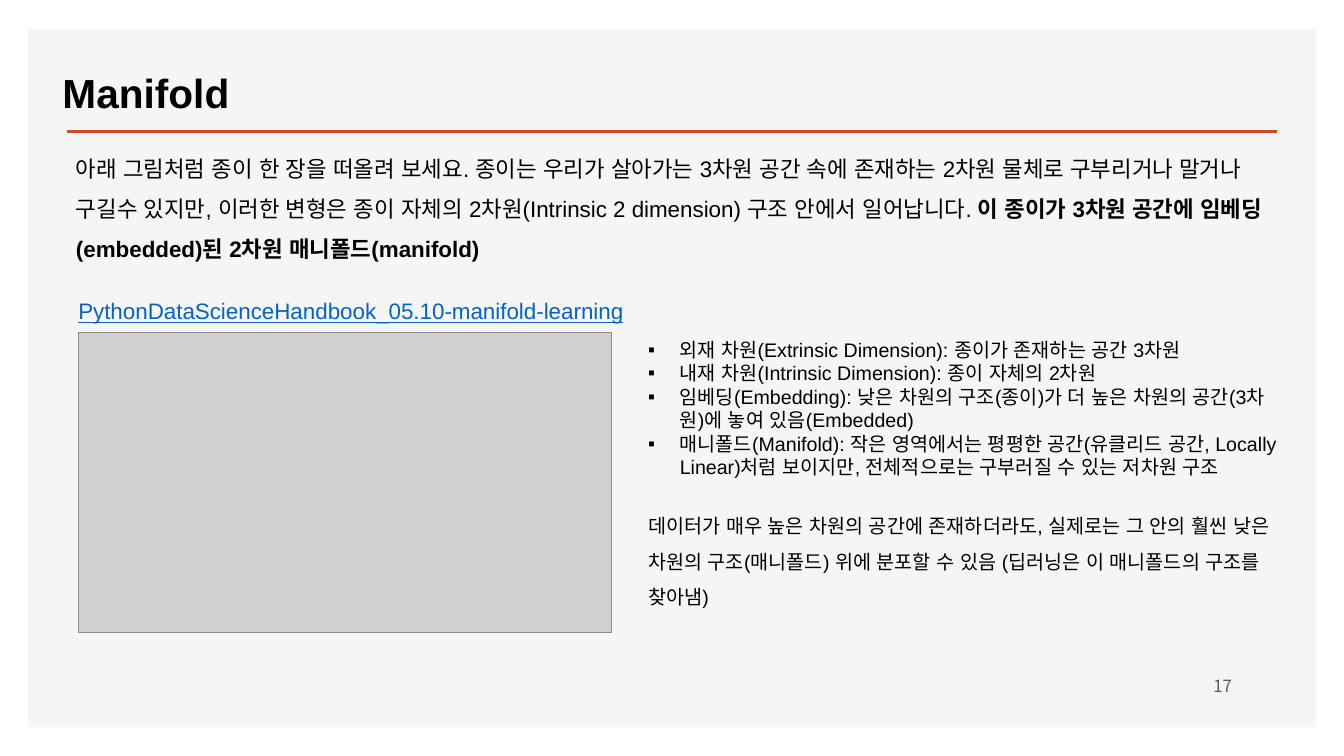
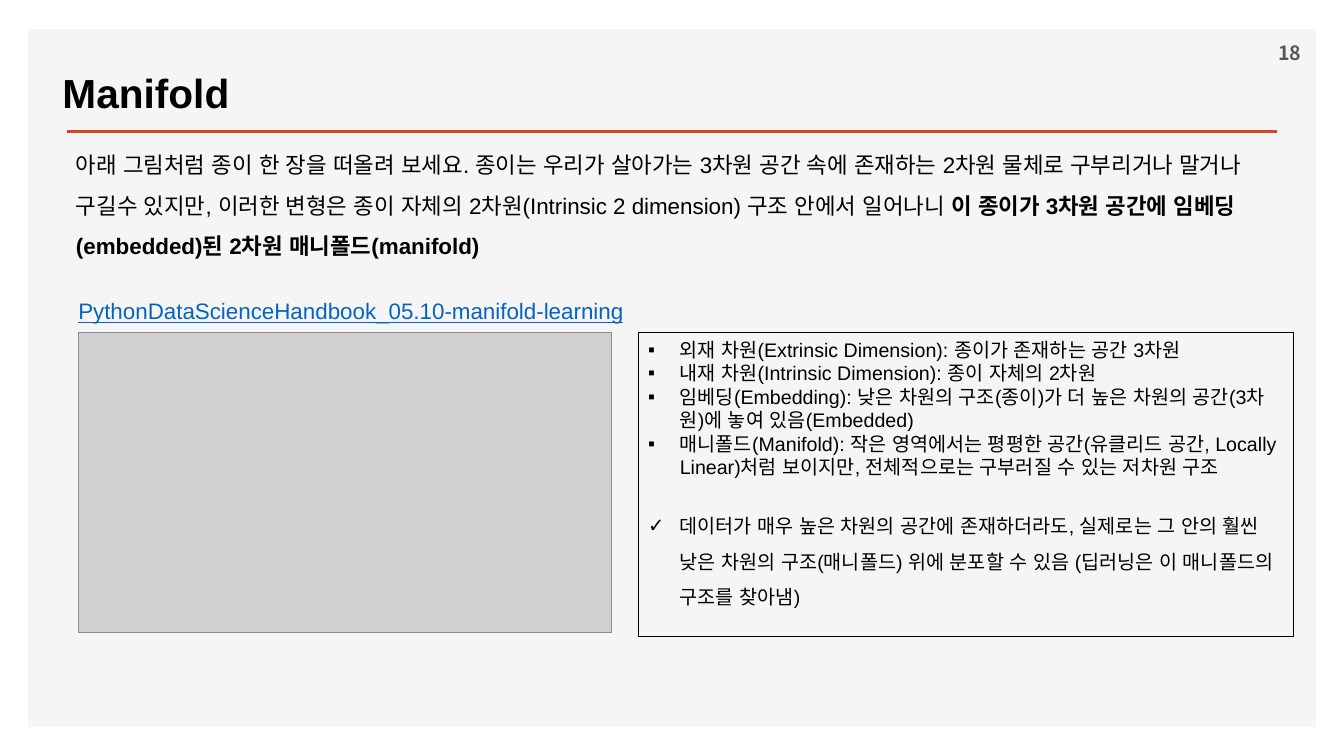
Before and after one commit to ancestor9/2026_Fall_Deep-Learning-with-Python, a slide deck: slide 18 of Chapter 05 Fundamentals of machine learning.pptx (slide 17 before the commit). Drawn at 1344x756 pixels with LibreOffice and Linux fonts; fonts in the diff are those of the drawing; grey boxes stand for pictures; background and template pictures are left out. Boxes give left, top, right and bottom in pixels: in the first picture for what was removed or moved away, otherwise in the second. Text is boxed around its words. In the diff, an @@ line names an element or a change of style, - is before the commit and + after.

```diff
--- a/Chapter 05 Fundamentals of machine learning.pptx
+++ b/Chapter 05 Fundamentals of machine learning.pptx
@@ page number added at <box>1278,45,1301,60</box>, 14 pt, text #595959, bold @@
+18
@@ text at <box>76,154,1241,259</box>: text changed @@
-아래 그림처럼 종이 한 장을 떠올려 보세요. 종이는 우리가 살아가는 3차원 공간 속에 존재하는 2차원 물체로 구부리거나 말거나 구길수 있지만, 이러한 변형은 종이 자체의 2차원(Intrinsic 2 dimension) 구조 안에서 일어납니다. 이 종이가 3차원 공간에 임베딩(embedded)된 2차원 매니폴드(manifold)
+아래 그림처럼 종이 한 장을 떠올려 보세요. 종이는 우리가 살아가는 3차원 공간 속에 존재하는 2차원 물체로 구부리거나 말거나 구길수 있지만, 이러한 변형은 종이 자체의 2차원(Intrinsic 2 dimension) 구조 안에서 일어나니 이 종이가 3차원 공간에 임베딩(embedded)된 2차원 매니폴드(manifold)
@@ rectangle "외재 차원(Extrinsic Dimension): 종이가 존재하는 ...": place and size @@
-rectangle "외재 차원(Extrinsic Dimension): 종이가 존재하는 ..." at <box>648,340,1276,608</box>
+rectangle "외재 차원(Extrinsic Dimension): 종이가 존재하는 ..." at <box>638,333,1294,636</box>
@@ rectangle "외재 차원(Extrinsic Dimension): 종이가 존재하는 ..." at <box>638,333,1294,636</box>: outline none to #000000 0.75 pt @@
@@ text in rectangle at <box>680,516,1273,608</box>: bullet none to ✓ @@
@@ page number removed at <box>1213,679,1232,692</box> @@
-17
```
Also in this commit, not shown: 33 other slides changed, 2 slides added, 1 slide removed.
